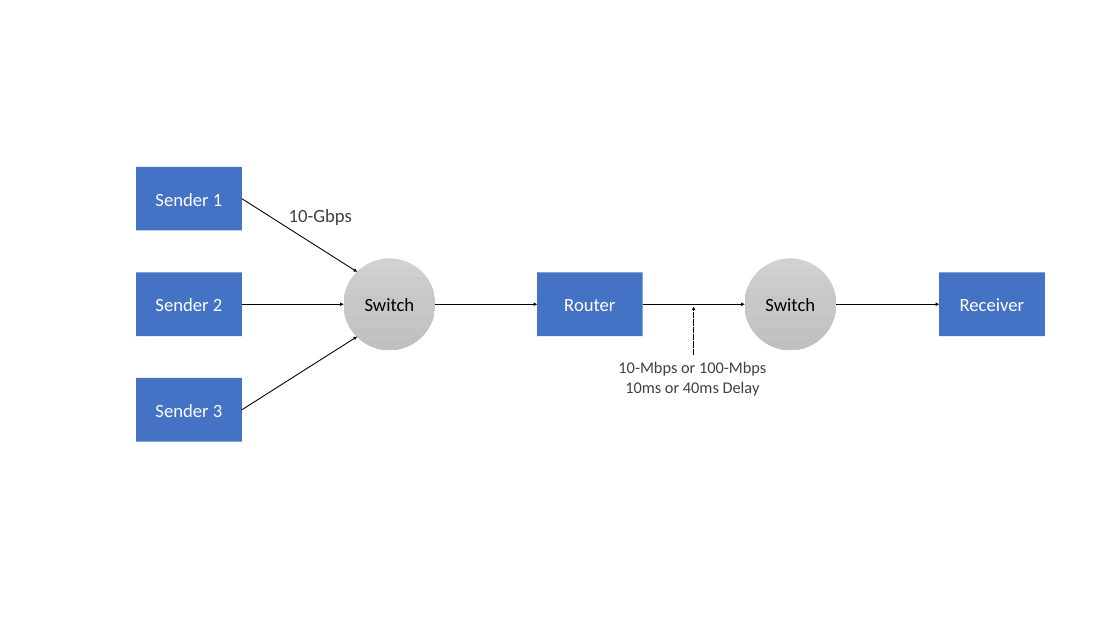
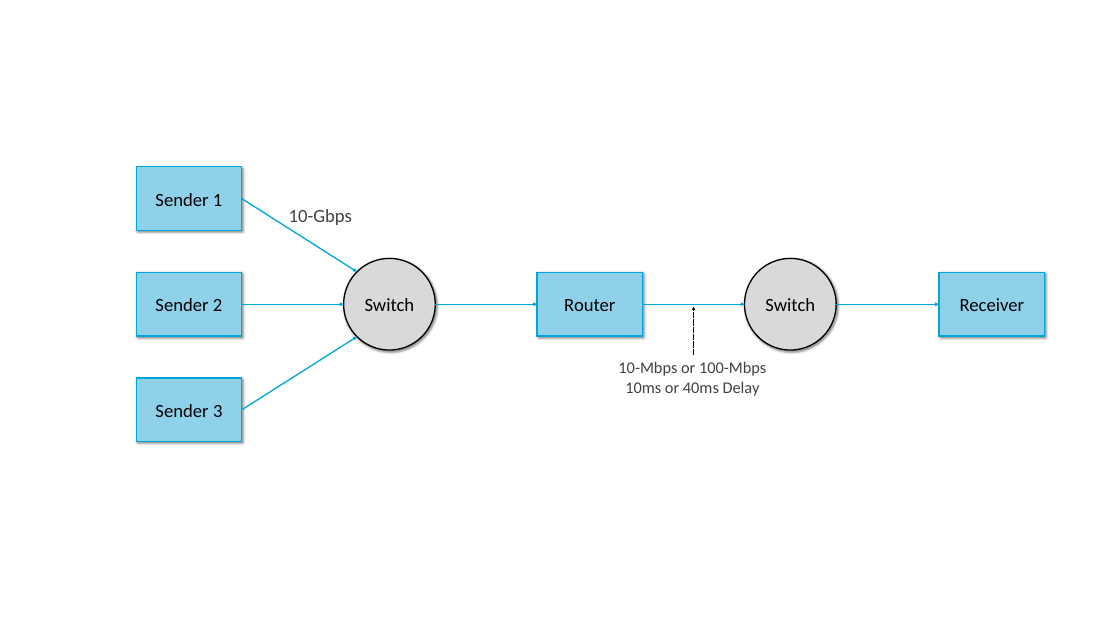
Before and after one commit to SystemsApproach/tcpcc, a slide deck: slide 4 of figures/Figure-sources.pptx. Drawn at 1120x630 pixels with LibreOffice and Linux fonts; fonts in the diff are those of the drawing. Boxes give left, top, right and bottom in pixels: in the first picture for what was removed or moved away, otherwise in the second. Text is boxed around its words. In the diff, an @@ line names an element or a change of style, - is before the commit and + after.

```diff
--- a/figures/Figure-sources.pptx
+++ b/figures/Figure-sources.pptx
@@ arrow (242, 199) - (357, 272): stroke #000000 1.5 pt to #00A6DA 2.25 pt @@
@@ ellipse "Switch" at box(344, 258, 435, 350): fill gradient #D2D2D2 to #C8C8C8 to #C0C0C0 to #D9D9D9; outline none to #000000 2.25 pt; shadow on @@
@@ ellipse "Switch" at box(745, 258, 836, 350): fill gradient #D2D2D2 to #C8C8C8 to #C0C0C0 to #D9D9D9; outline none to #000000 2.25 pt; shadow on @@
@@ text colour #FFFFFF to #000000; fill #4472C4 to #8FD1E9; outline none to #00A6DA 2.25 pt; shadow on in 5 elements at box(136, 167, 242, 231), box(136, 273, 242, 336), box(136, 378, 242, 442), box(537, 273, 643, 336), box(939, 273, 1045, 336) @@
@@ arrow (242, 304) - (344, 304): stroke #000000 1.5 pt to #00A6DA 2.25 pt @@
@@ arrow (435, 304) - (537, 304): stroke #000000 1.5 pt to #00A6DA 2.25 pt @@
@@ arrow (643, 304) - (745, 304): stroke #000000 1.5 pt to #00A6DA 2.25 pt @@
@@ arrow (836, 304) - (939, 304): stroke #000000 1.5 pt to #00A6DA 2.25 pt @@
@@ arrow (242, 410) - (357, 337): stroke #000000 1.5 pt to #00A6DA 2.25 pt @@
```
Also in this commit, not shown: 5 other slides changed, 3 slides added, 16 other files.
